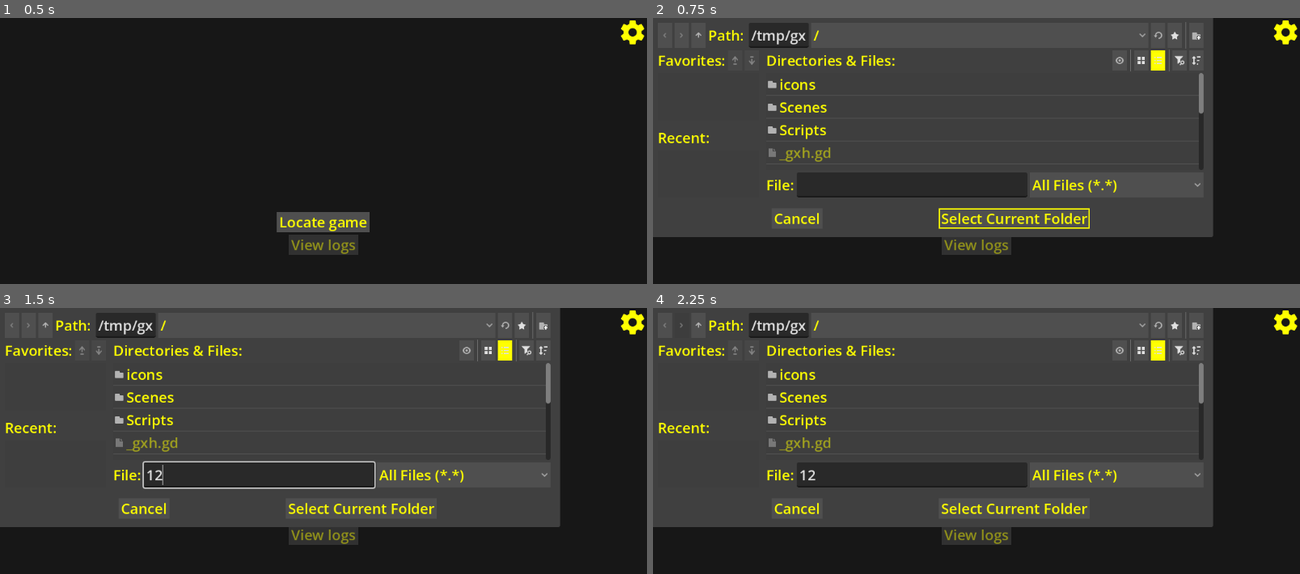
Above: before the commit, frames 1-4 (two rows, left to right).
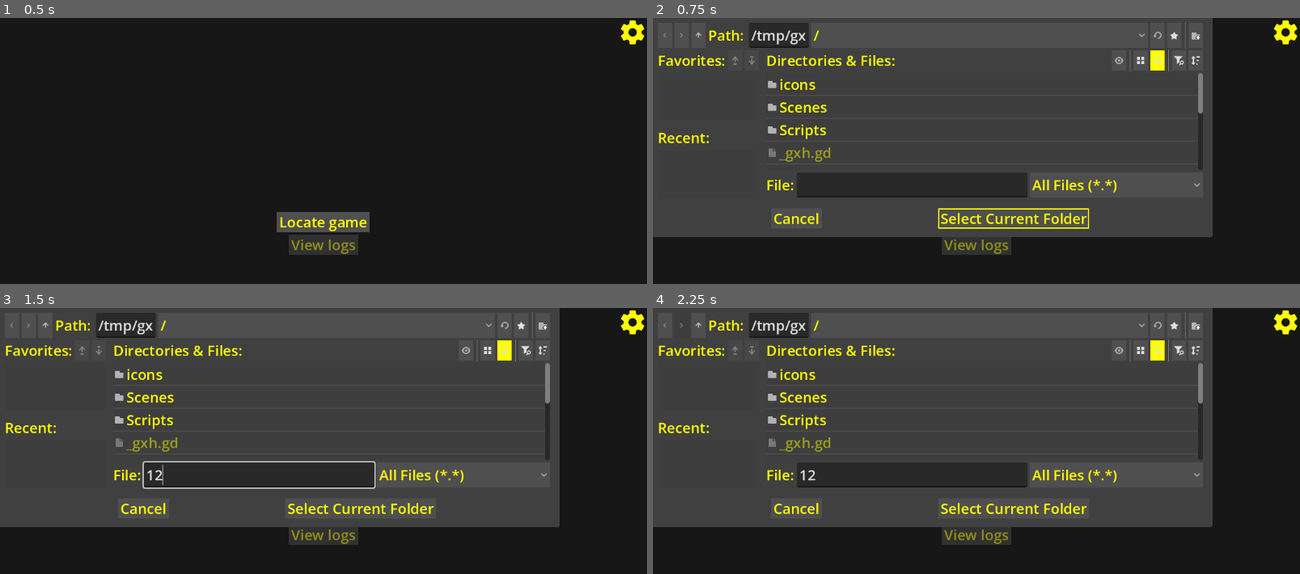
Above: after the commit, the same moments.

Repository: l1chorpe/cyberpunk-log-viewer-pe
Game: Godot game, scene res://Scenes/main_window.tscn
The game is run twice, just before and just after one commit, with the same random seed, the same clock (stepped at 60 frames per second) and the same inputs.
Inputs (mouse positions are in pixels of both pictures, inside the frame that each line leads up to):
- Up to frame 1 (0.5 s): no input
- Up to frame 2 (0.75 s): click "Locate game" at 0.5 s
- Up to frame 3 (1.5 s): click (258, 475) at 1.27 s; type "12" at 1.35 s
- Up to frame 4 (2.25 s): click (678, 326) at 2 s

Frame 1 is identical in both runs. In frame 2, 0.8% of the frame differs, in the area x 18-87%, y 0-82%; in frame 3, 0.7%; in frame 4, 0.7%.

Commit message:
chore: moved custom theme from specific nodes to project settings

Diff:
--- a/Scenes/Log List Window/context_menu.tscn
+++ b/Scenes/Log List Window/context_menu.tscn
@@ -1,22 +1,20 @@
-[gd_scene load_steps=7 format=3 uid="uid://dx0p5aakyf7wj"]
+[gd_scene format=3 uid="uid://dx0p5aakyf7wj"]
 
-[ext_resource type="Theme" uid="uid://8vx0b5t8hnln" path="res://Dark theme.tres" id="1_cws38"]
 [ext_resource type="Script" uid="uid://dvogjhr62et1o" path="res://Scripts/Log List Window/context_menu.gd" id="2_8yyt4"]
 [ext_resource type="PackedScene" uid="uid://yb2ommqnecg0" path="res://Scenes/Log List Window/cm_button.tscn" id="3_0xjuw"]
 [ext_resource type="Texture2D" uid="uid://bsjkowxjt2cee" path="res://icons/open-in-app.svg" id="3_3143w"]
 [ext_resource type="Texture2D" uid="uid://d35cuwvd62pvm" path="res://icons/open-in-new.svg" id="4_55tju"]
 [ext_resource type="Texture2D" uid="uid://dtopsxgvj7gvn" path="res://icons/content-copy.svg" id="5_e3882"]
 
-[node name="ContextMenu" type="Control"]
+[node name="ContextMenu" type="Control" unique_id=753239585]
 layout_mode = 3
 anchors_preset = 0
 size_flags_horizontal = 2
 size_flags_vertical = 2
 focus_mode = 2
-theme = ExtResource("1_cws38")
 script = ExtResource("2_8yyt4")
 
-[node name="Background" type="ColorRect" parent="."]
+[node name="Background" type="ColorRect" parent="." unique_id=1153481264]
 layout_mode = 1
 anchors_preset = 15
 anchor_right = 1.0
@@ -25,35 +23,35 @@
 grow_vertical = 2
 color = Color(0.37254903, 0.37254903, 0.37254903, 1)
 
-[node name="VBoxContainer" type="VBoxContainer" parent="."]
+[node name="VBoxContainer" type="VBoxContainer" parent="." unique_id=654965431]
 layout_mode = 1
 size_flags_horizontal = 3
 
-[node name="OpenLogButton" parent="VBoxContainer" instance=ExtResource("3_0xjuw")]
+[node name="OpenLogButton" parent="VBoxContainer" unique_id=2085639316 instance=ExtResource("3_0xjuw")]
 unique_name_in_owner = true
 layout_mode = 2
 text = "Open"
 icon = ExtResource("3_3143w")
 
-[node name="OpenWithButton" parent="VBoxContainer" instance=ExtResource("3_0xjuw")]
+[node name="OpenWithButton" parent="VBoxContainer" unique_id=1286655383 instance=ExtResource("3_0xjuw")]
 unique_name_in_owner = true
 layout_mode = 2
 text = "Open with..."
 icon = ExtResource("4_55tju")
 
-[node name="CopyFolderPathButton" parent="VBoxContainer" instance=ExtResource("3_0xjuw")]
+[node name="CopyFolderPathButton" parent="VBoxContainer" unique_id=502075666 instance=ExtResource("3_0xjuw")]
 unique_name_in_owner = true
 layout_mode = 2
 text = "Copy folder path"
 icon = ExtResource("5_e3882")
 
-[node name="CopyFilePathButton" parent="VBoxContainer" instance=ExtResource("3_0xjuw")]
+[node name="CopyFilePathButton" parent="VBoxContainer" unique_id=1405012684 instance=ExtResource("3_0xjuw")]
 unique_name_in_owner = true
 layout_mode = 2
 text = "Copy file path"
 icon = ExtResource("5_e3882")
 
-[node name="OpenWithDialog" type="FileDialog" parent="."]
+[node name="OpenWithDialog" type="FileDialog" parent="." unique_id=929436592]
 title = "Open a File"
 file_mode = 0
 access = 2
--- a/Scenes/Log List Window/log_list_window.tscn
+++ b/Scenes/Log List Window/log_list_window.tscn
@@ -1,6 +1,5 @@
 [gd_scene format=3 uid="uid://crjhgpxqu8k51"]
 
-[ext_resource type="Theme" uid="uid://8vx0b5t8hnln" path="res://Dark theme.tres" id="1_jd0s3"]
 [ext_resource type="Script" uid="uid://bp8304s4jdrvd" path="res://Scripts/Log List Window/log_list_window.gd" id="2_77n14"]
 [ext_resource type="Script" uid="uid://bx60ttj6cr13b" path="res://Scripts/Log List Window/log_list.gd" id="3_wyvsc"]
 [ext_resource type="PackedScene" uid="uid://dx0p5aakyf7wj" path="res://Scenes/Log List Window/context_menu.tscn" id="4_8a64n"]
@@ -90,7 +89,6 @@
 grow_horizontal = 2
 grow_vertical = 2
 focus_mode = 2
-theme = ExtResource("1_jd0s3")
 script = ExtResource("2_77n14")
 
 [node name="VBoxContainer" type="VBoxContainer" parent="." unique_id=892280135]
--- a/Scenes/Log List Window/log_viewer.tscn
+++ b/Scenes/Log List Window/log_viewer.tscn
@@ -1,15 +1,13 @@
-[gd_scene load_steps=3 format=3 uid="uid://dqfcxhd8ley3n"]
+[gd_scene format=3 uid="uid://dqfcxhd8ley3n"]
 
-[ext_resource type="Theme" uid="uid://8vx0b5t8hnln" path="res://Dark theme.tres" id="1_nx52s"]
 [ext_resource type="Script" uid="uid://d0m821x0r74xf" path="res://Scripts/Log List Window/log_viewer.gd" id="2_i511d"]
 
-[node name="LogViewer" type="Window"]
+[node name="LogViewer" type="Window" unique_id=1850353282]
 oversampling_override = 1.0
 size = Vector2i(1080, 720)
-theme = ExtResource("1_nx52s")
 script = ExtResource("2_i511d")
 
-[node name="Background" type="ColorRect" parent="."]
+[node name="Background" type="ColorRect" parent="." unique_id=1599639333]
 z_index = -1
 anchors_preset = 15
 anchor_right = 1.0
@@ -18,7 +16,7 @@
 grow_vertical = 2
 color = Color(0.09019608, 0.09019608, 0.09019608, 1)
 
-[node name="LogContents" type="RichTextLabel" parent="."]
+[node name="LogContents" type="RichTextLabel" parent="." unique_id=1767167284]
 anchors_preset = 15
 anchor_right = 1.0
 anchor_bottom = 1.0
--- a/Scenes/license_window.tscn
+++ b/Scenes/license_window.tscn
@@ -1,10 +1,9 @@
 [gd_scene format=3 uid="uid://4rcwl7cl68lo"]
 
 [ext_resource type="Script" uid="uid://d3ni41gsd1q6m" path="res://Scripts/license_window.gd" id="1_c5s3e"]
-[ext_resource type="Theme" uid="uid://8vx0b5t8hnln" path="res://Dark theme.tres" id="1_eh63x"]
 [ext_resource type="PackedScene" uid="uid://cn2sdwvl2wmk5" path="res://Scenes/ui_button.tscn" id="3_c2h44"]
 
-[sub_resource type="Image" id="Image_0r1fb"]
+[sub_resource type="Image" id="Image_b44hv"]
 data = {
 "data": PackedByteArray(0, 0, 0, 0, 0, 0, 0, 0, 0, 0, 0, 0, 0, 0, 0, 0, 0, 0, 0, 0, 0, 0, 0, 0, 0, 0, 0, 0, 0, 0, 0, 0, …(29345 unchanged characters)…
 "format": "RGBA8",
@@ -51,7 +50,6 @@
 anchor_bottom = 1.0
 grow_horizontal = 2
 grow_vertical = 2
-theme = ExtResource("1_eh63x")
 script = ExtResource("1_c5s3e")
 
 [node name="VBoxContainer" type="VBoxContainer" parent="." unique_id=895184256]
--- a/Scenes/main_window.tscn
+++ b/Scenes/main_window.tscn
@@ -1,6 +1,5 @@
 [gd_scene format=3 uid="uid://cehvhk1eq6h25"]
 
-[ext_resource type="Theme" uid="uid://8vx0b5t8hnln" path="res://Dark theme.tres" id="1_23hoq"]
 [ext_resource type="PackedScene" uid="uid://chtqvt5y0sk2m" path="res://Scenes/selection_window.tscn" id="2_6t6yy"]
 [ext_resource type="Script" uid="uid://c550gnydu4nx2" path="res://Scripts/main_window.gd" id="2_bet41"]
 [ext_resource type="PackedScene" uid="uid://crjhgpxqu8k51" path="res://Scenes/Log List Window/log_list_window.tscn" id="3_w45st"]
@@ -51,7 +50,6 @@
 anchor_bottom = 1.0
 grow_horizontal = 2
 grow_vertical = 2
-theme = ExtResource("1_23hoq")
 script = ExtResource("2_bet41")
 
 [node name="Background" type="ColorRect" parent="." unique_id=427826394]
--- a/Scenes/selection_window.tscn
+++ b/Scenes/selection_window.tscn
@@ -1,19 +1,17 @@
-[gd_scene load_steps=3 format=3 uid="uid://chtqvt5y0sk2m"]
+[gd_scene format=3 uid="uid://chtqvt5y0sk2m"]
 
-[ext_resource type="Theme" uid="uid://8vx0b5t8hnln" path="res://Dark theme.tres" id="1_7cscx"]
 [ext_resource type="Script" uid="uid://bftdhbfwtxxwu" path="res://Scripts/selection_window.gd" id="2_0wwgy"]
 
-[node name="SelectionWindow" type="Control"]
+[node name="SelectionWindow" type="Control" unique_id=721655399]
 layout_mode = 3
 anchors_preset = 15
 anchor_right = 1.0
 anchor_bottom = 1.0
 grow_horizontal = 2
 grow_vertical = 2
-theme = ExtResource("1_7cscx")
 script = ExtResource("2_0wwgy")
 
-[node name="LocateDialog" type="FileDialog" parent="."]
+[node name="LocateDialog" type="FileDialog" parent="." unique_id=1897428431]
 oversampling_override = 1.0
 title = "Open a Directory"
 file_mode = 2
@@ -21,7 +19,7 @@
 access = 2
 use_native_dialog = true
 
-[node name="VBoxContainer" type="VBoxContainer" parent="."]
+[node name="VBoxContainer" type="VBoxContainer" parent="." unique_id=2032339625]
 layout_mode = 1
 anchors_preset = 8
 anchor_left = 0.5
@@ -35,27 +33,27 @@
 grow_horizontal = 2
 grow_vertical = 2
 
-[node name="MarginContainer" type="MarginContainer" parent="VBoxContainer"]
+[node name="MarginContainer" type="MarginContainer" parent="VBoxContainer" unique_id=743440511]
 layout_mode = 2
 theme_override_constants/margin_left = 10
 theme_override_constants/margin_right = 10
 
-[node name="ScrollContainer" type="ScrollContainer" parent="VBoxContainer/MarginContainer"]
+[node name="ScrollContainer" type="ScrollContainer" parent="VBoxContainer/MarginContainer" unique_id=1200730177]
 layout_mode = 2
 vertical_scroll_mode = 0
 
-[node name="GamePathLabel" type="Label" parent="VBoxContainer/MarginContainer/ScrollContainer"]
+[node name="GamePathLabel" type="Label" parent="VBoxContainer/MarginContainer/ScrollContainer" unique_id=1082600660]
 unique_name_in_owner = true
 layout_mode = 2
 size_flags_horizontal = 3
 horizontal_alignment = 1
 
-[node name="LocateGameButton" type="Button" parent="VBoxContainer"]
+[node name="LocateGameButton" type="Button" parent="VBoxContainer" unique_id=279947938]
 layout_mode = 2
 size_flags_horizontal = 4
 text = "Locate game"
 
-[node name="ViewLogsButton" type="Button" parent="VBoxContainer"]
+[node name="ViewLogsButton" type="Button" parent="VBoxContainer" unique_id=1788704469]
 layout_mode = 2
 size_flags_horizontal = 4
 disabled = true
--- a/Scenes/settings_window.tscn
+++ b/Scenes/settings_window.tscn
@@ -1,7 +1,6 @@
 [gd_scene format=3 uid="uid://g2ov5bki20t6"]
 
 [ext_resource type="Script" uid="uid://dkmqudrgj1dmq" path="res://Scripts/settings_window.gd" id="1_ben5s"]
-[ext_resource type="Theme" uid="uid://8vx0b5t8hnln" path="res://Dark theme.tres" id="1_btldx"]
 [ext_resource type="Texture2D" uid="uid://bx0cwugsotwnu" path="res://icons/close/close-normal.svg" id="3_btldx"]
 [ext_resource type="Texture2D" uid="uid://bh83jliw0y5ir" path="res://icons/close/close-pressed.svg" id="4_as82d"]
 [ext_resource type="Texture2D" uid="uid://nhjg31unfr30" path="res://icons/close/close-hover.svg" id="5_7xu77"]
@@ -14,7 +13,6 @@
 anchor_bottom = 1.0
 grow_horizontal = 2
 grow_vertical = 2
-theme = ExtResource("1_btldx")
 script = ExtResource("1_ben5s")
 
 [node name="VBoxContainer" type="VBoxContainer" parent="." unique_id=1716095042]
--- a/Scripts/settings_window.gd
+++ b/Scripts/settings_window.gd
@@ -18,7 +18,8 @@
     %IconSizeLabel.gui_input.connect(_reset_icon_size_on_double_click)
 
     %FontSizeSpinBox.value_changed.connect(func(value):
-        theme.default_font_size = value
+        ThemeDB.get_project_theme().default_font_size = value
+
     )
     %FontSizeLabel.gui_input.connect(_reset_font_size_on_double_click)
 
--- a/project.godot
+++ b/project.godot
@@ -34,3 +34,7 @@
 [dotnet]
 
 project/assembly_name="Cyberpunk Log Viewer (Preem Edition)"
+
+[gui]
+
+theme/custom="uid://8vx0b5t8hnln"
Not shown: 7 places in Scenes/Log List Window/log_list_window.tscn that only renumber resources
Not shown: 3 places in Scenes/license_window.tscn that only renumber resources
Not shown: 4 places in Scenes/main_window.tscn that only renumber resources
